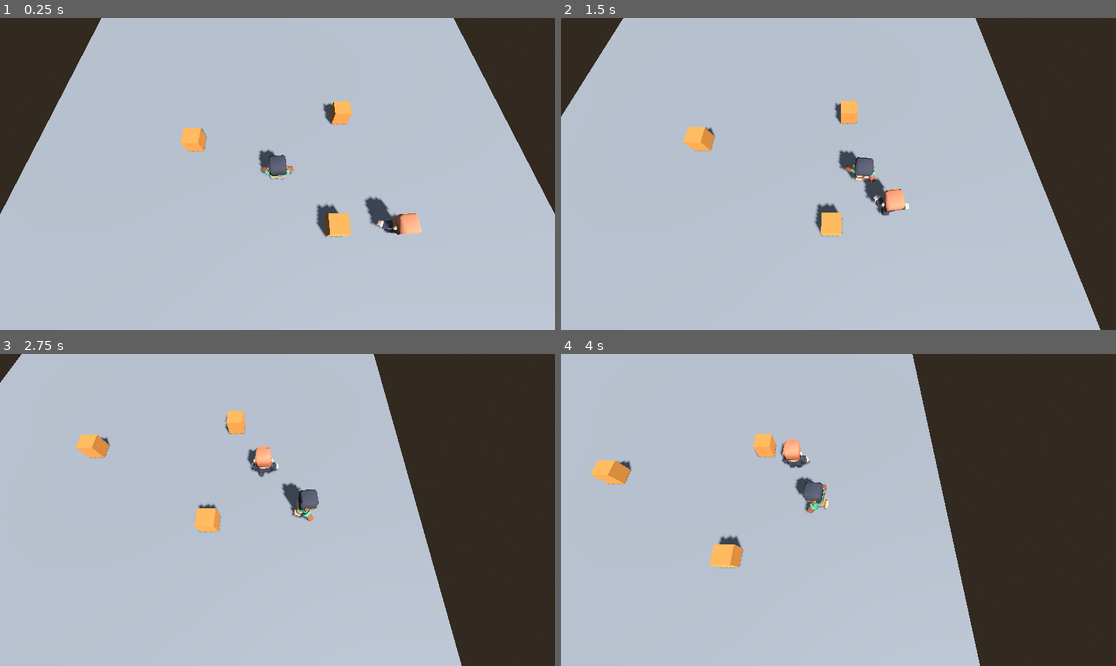
Above: before the commit, frames 1-4 (two rows, left to right).
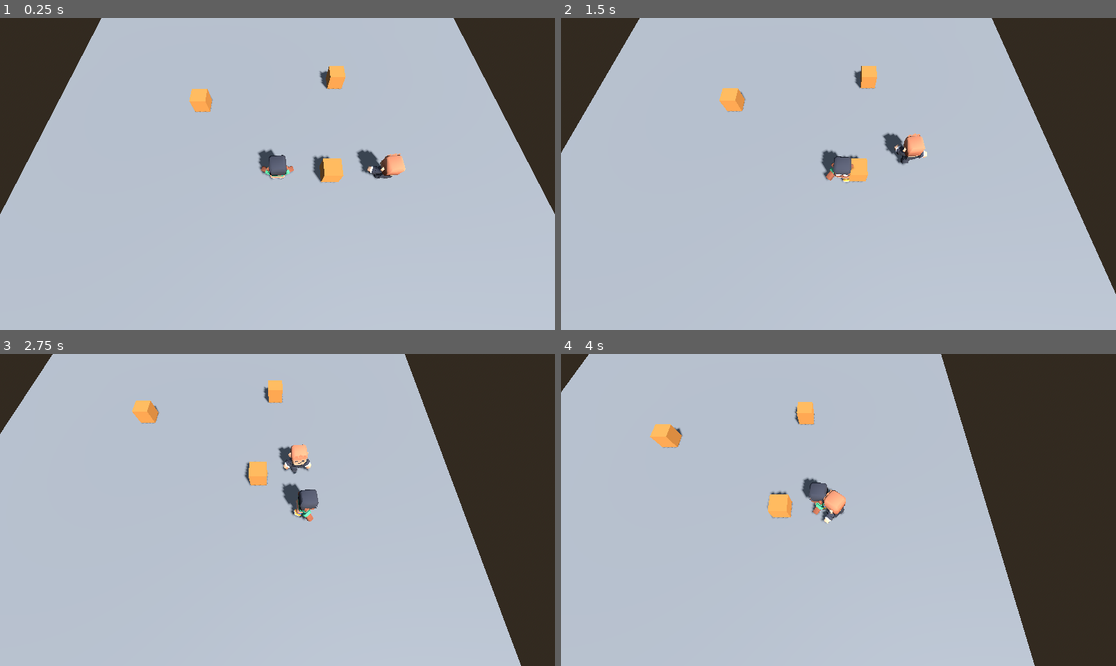
Above: after the commit, the same moments.

Repository: Project-Duplaa/Click-the-button-3D
Game: Godot game, scene res://main.tscn
Two runs of this game, one before a commit and one after it. Both use one fixed random seed, a clock stepped at 60 frames per second and the inputs below.
Inputs:
- Up to frame 1 (0.25 s): no input
- Up to frame 2 (1.5 s): hold D (move_right) 0.53-1.28 s; hold Shift (correr) 0.53-1.28 s; hold S (move_down) from 1.28 s (still down); tap Shift (correr) at 1.35 s
- Up to frame 3 (2.75 s): release S (move_down) at 2.03 s; hold D (move_right) from 2.03 s (still down); hold Shift (correr) from 2.03 s (still down)
- Up to frame 4 (4 s): release D (move_right) at 2.78 s; release Shift (correr) at 2.78 s; hold W (move_up) 2.78-3.53 s; tap Shift (correr) at 2.85 s; hold A (move_left) from 3.53 s (still down); hold Shift (correr) from 3.53 s (still down)

The runs differ from the first frame. In frame 1, 3.4% of the frame differs, in the area x 32-76%, y 15-71%; in frame 2, 8.9%; in frame 3, 12%, in the area x 0-94%, y 0-100%; in frame 4, 11%.

Commit message:
T9 N2 - Tarea A - vision con rayo

Diff:
--- a/guardia.gd
+++ b/guardia.gd
@@ -1,20 +1,23 @@
 extends CharacterBody3D
 
-enum Estado { PATRULLAR, ESPERAR }
+enum Estado { PATRULLAR, ESPERAR, PERSEGUIR }
 
 @export var rapidez = 2.0
 @export var espera = 1.0
-# Desplazamientos desde donde se colocó el NPC, no posiciones absolutas.
+@export var rango_vision = 7.0
 @export var ruta: Array[Vector3] = [Vector3.ZERO, Vector3(0, 0, -6)]
 
 var estado = Estado.PATRULLAR
 var puntos: Array[Vector3] = []
 var indice = 0
 var reloj = 0.0
+var jugador = null
 
 @onready var anim = $Modelo/AnimationPlayer
+@onready var vision = $Vision
 
 func _ready():
+	jugador = get_tree().get_first_node_in_group("jugador")
 	for d in ruta:
 		puntos.append(global_position + d)
 
@@ -22,27 +25,45 @@
 	velocity += get_gravity() * delta
 	reloj = maxf(reloj - delta, 0.0)
 
-	# 1. DECIDIR
-	var nuevo = decidir()
+	# 1. MEDIR
+	var d = distancia_a(jugador.global_position)
+	var ve = lo_ve()
+
+	# 2. DECIDIR
+	var nuevo = decidir(d, ve)
 	if nuevo != estado:
 		estado = nuevo
 		print(name, " -> ", Estado.keys()[estado], " cuadro ",
-			Engine.get_physics_frames(), " en ",
-			global_position.snappedf(0.01))
+			Engine.get_physics_frames(), " a ", snappedf(d, 0.01), " m")
 
-	# 2. ACTUAR
+	# 3. ACTUAR
 	match estado:
 		Estado.PATRULLAR:
 			patrullar()
 		Estado.ESPERAR:
 			frenar()
+		Estado.PERSEGUIR:
+			ir_a(jugador.global_position)
 
 	move_and_slide()
 
-func decidir():
+# El orden ES la regla: el primer if que se cumple gana.
+func decidir(d, ve):
+	if d <= rango_vision and ve:
+		return Estado.PERSEGUIR
 	if reloj > 0.001:
 		return Estado.ESPERAR
 	return Estado.PATRULLAR
+
+func lo_ve():
+	# Se apunta al pecho: el origen del jugador está en los pies.
+	var pecho = jugador.global_position + Vector3(0, 0.9, 0)
+	vision.target_position = vision.to_local(pecho)
+	vision.force_raycast_update()
+	if vision.is_colliding():
+		# ¿Lo primero que tocó fue el jugador, o una pared?
+		return vision.get_collider() == jugador
+	return true
 
 func patrullar():
 	var destino = puntos[indice]
@@ -67,7 +88,6 @@
 	velocity.z = 0.0
 	anim.play("idle")
 
-# Distancia en el suelo: si el otro salta, no "se aleja".
 func distancia_a(p):
 	var o = global_position
 	return Vector2(p.x - o.x, p.z - o.z).length()
--- a/guardia.tscn
+++ b/guardia.tscn
@@ -16,3 +16,6 @@
 
 [node name="Modelo" parent="." instance=ExtResource("2_modelo")]
 transform = Transform3D(-2.6, 0, 0, 0, 2.6, 0, 0, 0, -2.6, 0, 0, 0)
+
+[node name="Vision" type="RayCast3D" parent="."]
+transform = Transform3D(1, 0, 0, 0, 1, 0, 0, 0, 1, 0, 0.9, 0)
--- a/main.tscn
+++ b/main.tscn
@@ -87,6 +87,7 @@
 objetivo = NodePath("../Personaje")
 
 [node name="Personaje" type="CharacterBody3D" parent="." node_paths=PackedStringArray("camara") groups=["jugador"]]
+transform = Transform3D(1, 0, 0, 0, 1, 0, 0, 0, 1, 0, 0, 3)
 script = ExtResource("1_pj")
 camara = NodePath("../Camera3D")
 
Not shown: 1 places in guardia.tscn that only renumber resources
